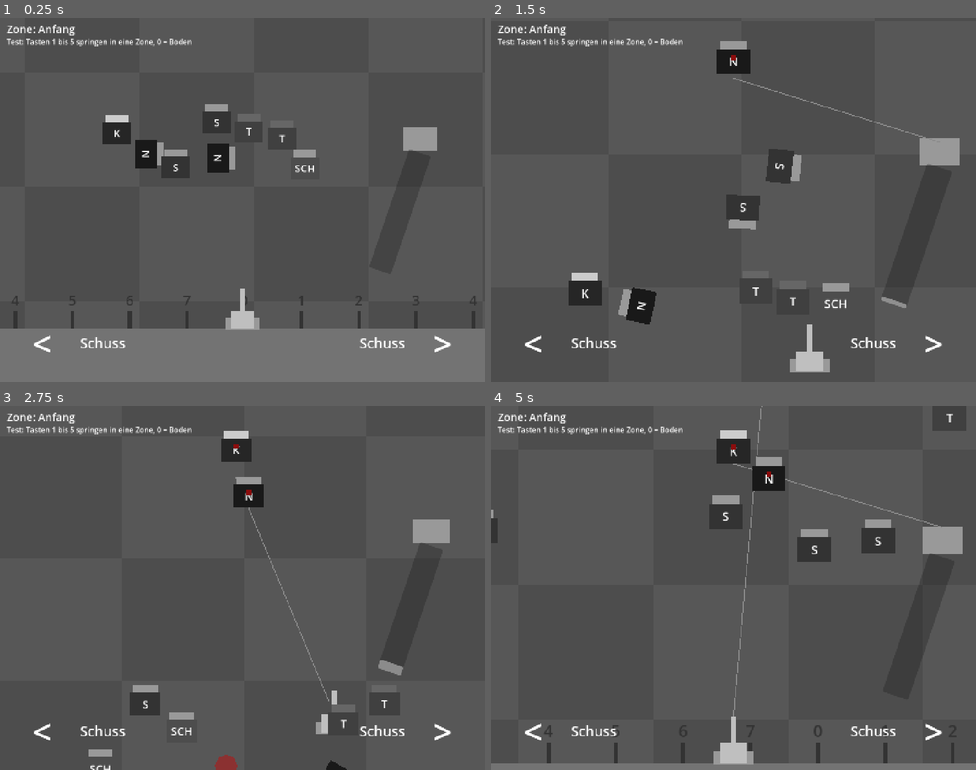
Above: before the commit, frames 1-4 (two rows, left to right).
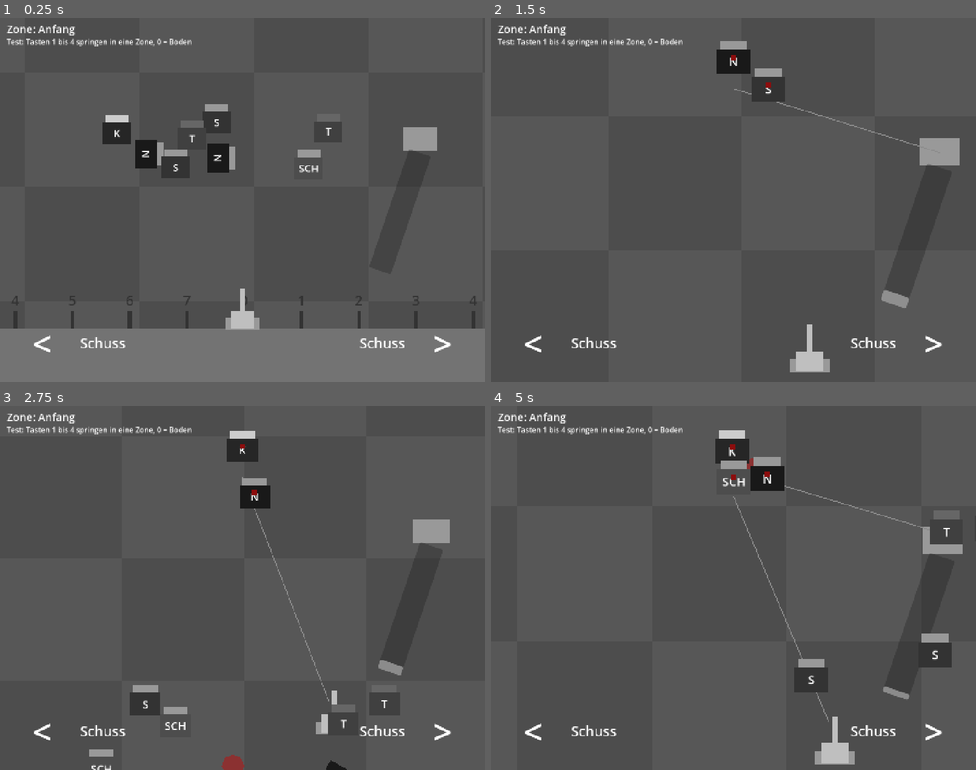
Above: after the commit, the same moments.

Repository: Philipp-Mallmann/fliegen-sind-aliens
Game: Godot game, scene res://szenen/spiel.tscn
Two runs of this game, one before a commit and one after it. Both use one fixed random seed, a clock stepped at 60 frames per second and the inputs below.
Inputs:
- Up to frame 1 (0.25 s): no input
- Up to frame 2 (1.5 s): tap Enter at 0.5 s; hold D (rechts) 0.53-1.28 s; tap Space (schiessen) at 0.6, 1.35 s; hold A (links) from 1.28 s (still down)
- Up to frame 3 (2.75 s): release A (links) at 2.03 s; hold D (rechts) from 2.03 s (still down); tap 0 at 2.1 s; tap Space (schiessen) at 2.3 s
- Up to frame 4 (5 s): tap 1 at 2.85 s; tap Space (schiessen) at 3.05, 3.6, 4.35 s; release D (rechts) at 3.53 s; hold A (links) from 3.53 s (still down)

The runs differ from the first frame. In frame 1, 0.3% of the frame differs, in the area x 14-69%, y 5-43%; in frame 2, 3.7%; in frame 3, 1.2%; in frame 4, 7.6%, in the area x 0-100%, y 0-100%.

Commit message:
Spass-Test 14: Nadel bleibt ueber der Kanone, Teleport-Fliege reagiert auf die Kanone, Boss steiler und nur einmal, vier Zonen mit je zwei Arten
Co-Authored-By: Claude Fable 5.2 <noreply@anthropic.com>

Diff:
--- a/skripte/erzeuger.gd
+++ b/skripte/erzeuger.gd
@@ -36,9 +36,12 @@
 
 # true heisst: Am Boden schwirrt noch der Schwarm vom Anfang, es fliegt nichts nach.
 var schwarm: bool = true
+# Die Zone, in der man zuletzt war. Daran merkt der Erzeuger, dass man eine neue betritt.
+var letzte_zone: Node = null
 
 
 func _ready() -> void:
+	letzte_zone = zonen.get_child(0)
 	for szene in schwarm_szenen:
 		for nummer in randi_range(1, 2):
 			var fliege: Node2D = szene.instantiate()
@@ -59,8 +62,13 @@
 	if kanone.steigt:
 		return
 	var zone: Node = zonen.aktuelle()
+	if zone != letzte_zone:
+		if zone.ab_flugkraft > letzte_zone.ab_flugkraft:
+			for szene in zone.einmalig:
+				hereinfliegen(szene)
+		letzte_zone = zone
 	if freie_in_der_naehe() < zone.mindestens:
-		hereinfliegen(zone)
+		hereinfliegen(zone.fliegen.pick_random())
 
 
 # Wird beim ersten Fang aufgerufen (verbunden in spiel.gd): Der Schwarm flieht auf dem kuerzesten Weg aus dem Bild.
@@ -80,11 +88,10 @@
 			fliege.flucht = Vector2.RIGHT
 
 
-func hereinfliegen(zone: Node) -> void:
+func hereinfliegen(szene: PackedScene) -> void:
 	var seite: float = 1.0
 	if randf() < 0.5:
 		seite = -1.0
-	var szene: PackedScene = zone.fliegen.pick_random()
 	var fliege: Node2D = szene.instantiate()
 	fliege.kanone = kanone
 	fliege.position.x = kanone.position.x + seite * einflug_x
--- a/skripte/fliege_boss.gd
+++ b/skripte/fliege_boss.gd
@@ -4,13 +4,13 @@
 # Jeder Treffer laesst sie ein Stueck absacken. Wie oft man treffen muss, steht in "leben" (fliege.gd).
 
 # Wie schnell sie steigt, in Pixeln pro Sekunde.
-@export var steigtempo: float = 75.0
+@export var steigtempo: float = 150.0
 # Wie weit sie hoch und runter wippt, in Pixeln.
 @export var wipp_hoehe: float = 20.0
 # Wie schnell sie wippt.
 @export var wipp_tempo: float = 2.0
 # Wie weit sie bei einem Treffer absackt, in Pixeln.
-@export var absacken: float = 200.0
+@export var absacken: float = 100.0
 # Wie schnell sie dabei sinkt, in Pixeln pro Sekunde.
 @export var sacktempo: float = 600.0
 
--- a/skripte/fliege_teleport.gd
+++ b/skripte/fliege_teleport.gd
@@ -1,28 +1,36 @@
 extends "res://skripte/fliege.gd"
 
-# Die Teleport-Fliege: fliegt hin und her und springt zwischendurch ein Stueck zur Seite. Vorher flackert sie.
+# Die Teleport-Fliege: fliegt hin und her. Kommt die Kanone unter sie, flackert sie kurz und springt zur Seite.
+# Das kann sie ein paarmal hintereinander, dann muss sie sich erholen. In dieser Pause kann man sie fangen.
 
 # Wie weit die Fliege von ihrer Mitte nach links und nach rechts fliegt, in Pixeln.
 @export var strecke: float = 150.0
-# Die kuerzeste und die laengste Pause zwischen zwei Spruengen, in Sekunden.
-@export var pause_kurz: float = 1.5
-@export var pause_lang: float = 3.0
+# Wie nah die Kanone seitlich unter ihr sein muss, damit sie springt, in Pixeln.
+@export var ausloese_weite: float = 120.0
+# Wie oft sie hintereinander springen kann, bevor sie sich erholen muss.
+@export var spruenge: int = 3
+# Wie viele Sekunden sie sich danach erholt. So lange springt sie nicht.
+@export var erholzeit: float = 2.5
 # Wie viele Sekunden vor dem Sprung sie flackert.
-@export var flacker_zeit: float = 0.3
+@export var flacker_zeit: float = 0.2
 # Wie lange ein Flackern dauert, in Sekunden: die Haelfte davon blass, die Haelfte voll.
 @export var flacker_takt: float = 0.1
 # Wie blass sie beim Flackern wird. 0.25 heisst: nur ein Viertel so kraeftig.
 @export var flacker_blass: float = 0.25
 # Wie weit sie mindestens und hoechstens springt, in Pixeln.
-@export var sprung_nah: float = 150.0
-@export var sprung_weit: float = 300.0
+@export var sprung_nah: float = 200.0
+@export var sprung_weit: float = 350.0
 
-# Wie viele Sekunden es noch bis zum naechsten Sprung dauert.
-var sprung_in: float = 0.0
+# Wie viele Spruenge sie noch hat. 0 heisst: Sie erholt sich gerade.
+var uebrig: int = 0
+# Wie viele Sekunden die Erholung noch dauert.
+var erholt_in: float = 0.0
+# Wie viele Sekunden sie noch flackert, bevor sie springt. 0 oder weniger heisst: Sie flackert nicht.
+var flackert_noch: float = 0.0
 
 
 func losfliegen() -> void:
-	sprung_in = randf_range(pause_kurz, pause_lang)
+	uebrig = spruenge
 
 
 func fliegen(delta: float) -> void:
@@ -31,12 +39,21 @@
 		richtung = -1.0
 	if position.x < mitte_x - strecke:
 		richtung = 1.0
-	sprung_in -= delta
 	modulate.a = 1.0
-	if sprung_in < flacker_zeit and fmod(sprung_in, flacker_takt) < flacker_takt / 2.0:
-		modulate.a = flacker_blass
-	if sprung_in <= 0.0:
-		springen()
+	if uebrig == 0:
+		erholt_in -= delta
+		if erholt_in <= 0.0:
+			uebrig = spruenge
+		return
+	if flackert_noch > 0.0:
+		flackert_noch -= delta
+		if fmod(flackert_noch, flacker_takt) < flacker_takt / 2.0:
+			modulate.a = flacker_blass
+		if flackert_noch <= 0.0:
+			springen()
+		return
+	if absf(position.x - kanone.position.x) < ausloese_weite:
+		flackert_noch = flacker_zeit
 
 
 func springen() -> void:
@@ -46,4 +63,6 @@
 	position.x += weit
 	mitte_x += weit
 	modulate.a = 1.0
-	sprung_in = randf_range(pause_kurz, pause_lang)
+	uebrig -= 1
+	if uebrig == 0:
+		erholt_in = erholzeit
--- a/skripte/kanone.gd
+++ b/skripte/kanone.gd
@@ -1,7 +1,7 @@
 extends Node2D
 
 # Hoechstes Tempo der Kanone, in Pixeln pro Sekunde.
-@export var tempo: float = 281.0
+@export var tempo: float = 300.0
 # Wie schnell die Kanone anfaehrt und abbremst, in Pixeln pro Sekunde pro Sekunde.
 @export var beschleunigung: float = 600.0
 # Welcher Teil des Tempos waehrend Uebergabe und Steigen bleibt. 0 heisst: Man lenkt dann gar nicht, 0.5 hiesse halb so schnell.
@@ -47,6 +47,7 @@
 		var nadel: Node2D = nadel_szene.instantiate()
 		nadel.position = $Arm/Muendung.global_position
 		nadel.anker = $Arm/Muendung
+		nadel.kanone = self
 		get_parent().add_child(nadel)
 		nadel.getroffen.connect($Uebergabe.starten)
 		nachladen_noch = nachladezeit
--- a/skripte/nadel.gd
+++ b/skripte/nadel.gd
@@ -22,6 +22,8 @@
 var aufgespiesste: Array[Node2D] = []
 # Der Punkt, an dem der Faden der Nadel festhaengt: erst die Muendung der Kanone, im Faecher die rechte Hand.
 var anker: Node2D = null
+# Die Kanone, die die Nadel geschossen hat. Solange die Nadel fliegt, bleibt sie genau ueber ihr. Setzt kanone.gd.
+var kanone: Node2D = null
 # true heisst: Die Nadel haengt mit ihren Fliegen fertig im Faecher. Erst dann kann ein Hindernis sie treffen.
 var haengt: bool = false
 
@@ -30,6 +32,7 @@
 	if steckt:
 		faden_spannen()
 		return
+	position.x = kanone.position.x
 	position.y -= tempo * delta
 	geflogen += tempo * delta
 	var getroffene: Node2D = fliege_an_der_spitze()
--- a/skripte/zone.gd
+++ b/skripte/zone.gd
@@ -8,6 +8,8 @@
 # Die Fliegen-Szenen, die hier hereinfliegen. Aus der Liste wird jedes Mal eine ausgewuerfelt.
 # Steht eine Szene mehrmals darin, kommt sie entsprechend oefter.
 @export var fliegen: Array[PackedScene] = []
+# Fliegen-Szenen, die genau einmal hereinfliegen, wenn man die Zone von unten betritt. Zum Beispiel der Boss.
+@export var einmalig: Array[PackedScene] = []
 # Wie viele freie Fliegen hier mindestens in der Naehe sein sollen.
 @export var mindestens: int = 4
 # Die Farbe, mit der der Hintergrund in dieser Zone getoent wird. Weiss heisst: unveraendert.
--- a/szenen/fliege_scheu.tscn
+++ b/szenen/fliege_scheu.tscn
@@ -6,8 +6,8 @@
 [node name="Fliege" type="Node2D" groups=["fliegen"]]
 z_index = 1
 script = ExtResource("1_fliege")
-tempo_langsam = 190.0
-tempo_schnell = 230.0
+tempo_langsam = 255.0
+tempo_schnell = 285.0
 flugkraft = 3
 
 [node name="Fluegel" type="ColorRect" parent="."]
--- a/szenen/spiel.tscn
+++ b/szenen/spiel.tscn
@@ -449,28 +449,22 @@
 
 [node name="Scheue" type="Node" parent="Zonen"]
 script = ExtResource("23_zone")
-ab_flugkraft = 20.0
-fliegen = Array[PackedScene]([ExtResource("18_scheu")])
+ab_flugkraft = 25.0
+fliegen = Array[PackedScene]([ExtResource("18_scheu"), ExtResource("17_schnell")])
 farbe = Color(0.7, 1, 0.7, 1)
 
 [node name="Koeder" type="Node" parent="Zonen"]
 script = ExtResource("23_zone")
-ab_flugkraft = 40.0
-fliegen = Array[PackedScene]([ExtResource("19_koeder")])
+ab_flugkraft = 50.0
+fliegen = Array[PackedScene]([ExtResource("19_koeder"), ExtResource("3_fliege")])
 mindestens = 3
 farbe = Color(1, 0.85, 0.6, 1)
 
-[node name="Teleport" type="Node" parent="Zonen"]
-script = ExtResource("23_zone")
-ab_flugkraft = 60.0
-fliegen = Array[PackedScene]([ExtResource("20_teleport")])
-mindestens = 3
-farbe = Color(0.7, 0.8, 1, 1)
-
 [node name="Boss" type="Node" parent="Zonen"]
 script = ExtResource("23_zone")
-ab_flugkraft = 80.0
-fliegen = Array[PackedScene]([ExtResource("21_boss"), ExtResource("17_schnell"), ExtResource("17_schnell")])
+ab_flugkraft = 75.0
+fliegen = Array[PackedScene]([ExtResource("20_teleport")])
+einmalig = Array[PackedScene]([ExtResource("21_boss")])
 mindestens = 3
 farbe = Color(1, 0.7, 0.9, 1)
 
@@ -488,7 +482,7 @@
 offset_right = 700.0
 offset_bottom = 90.0
 theme_override_font_sizes/font_size = 22
-text = "Test: Tasten 1 bis 5 springen in eine Zone, 0 = Boden"
+text = "Test: Tasten 1 bis 4 springen in eine Zone, 0 = Boden"
 
 [node name="TestSprung" type="Node" parent="." node_paths=PackedStringArray("zonen")]
 script = ExtResource("24_sprung")
Not shown, changed: ERKLAERUNG.md
